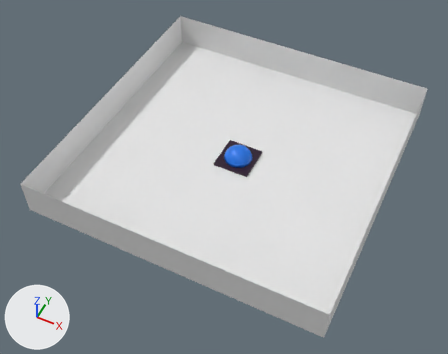
Renders of the COLLADA model res/scene/sceneBox.dae from each side of a commit.
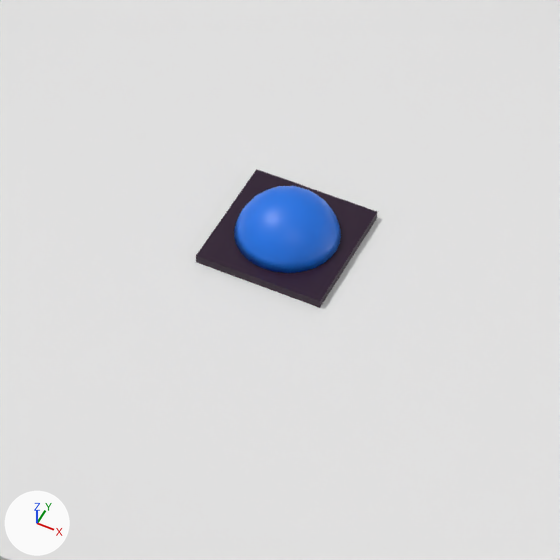
There are two pictures of each version: one whole from a camera (50 mm lens) standing at (9.85, -21.45, 24.88) and looking at (-0.15, -1.45, -0.1), one close up on the part from 36% to 69% of the width and 27% to 69% of the height. The lights are fixed; the arrows at lower left show +X, +Y and +Z. Where no turn or scale is listed for an object, it has been applied to the vertices.

The scene before the commit, as lines of its bpy script (objects in view):
```python
mat_mjumpbox = principled_material('MjumpBox')
mat_mjumpbox.texture = img_tjumpbox_png
mat_mjumpbox.roughness = 0.44
me_平面 = bpy.data.meshes.new('平面')
me_平面.from_pydata(...)  # 137 vertices, 164 faces; spans x -1.0..1.0, y -1.0..1.0, z 0.0..0.8
me_平面.materials.append(mat_mjumpbox)  # picture img_tjumpbox_png
me_立方体 = bpy.data.meshes.new('立方体')
me_立方体.from_pydata([(-8.0, -8.0, -1.0), (-8.0, 8.0, -1.0), (-8.0, 8.0, 1.0), (-8.0, -8.0, 1.0), (8.0, 8.0, -1.0), (8.0, 8.0, 1.0), (8.0, -8.0, -1.0), (8.0, -8.0, 1.0)], [], [(0, 1, 2, 3), (1, 4, 5, 2), (4, 6, 7, 5), (6, 0, 3, 7), (1, 0, 6, 4)])
ob_jumpbox = bpy.data.objects.new('jumpBox', me_平面)
ob_jumpbox.location = (0.0, 0.0, 0.0)
ob_scenebox = bpy.data.objects.new('sceneBox', me_立方体)
ob_scenebox.location = (0.0, 0.0, 1.0)
```
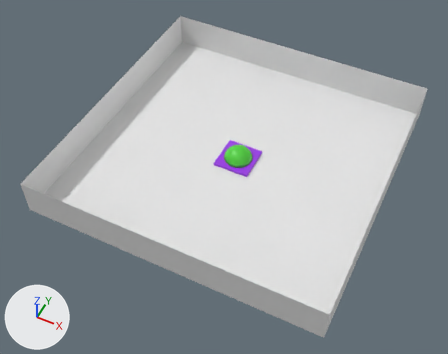
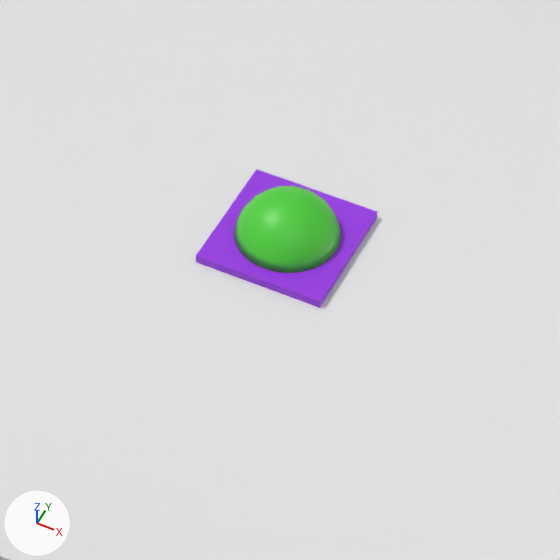
The change, as JSON lines over the scene's bpy script:
```json
{"op": "remove", "block": "mat_mjumpbox", "code": "mat_mjumpbox.texture = img_tjumpbox_png"}
{"op": "add", "block": "mat_mjumpbox", "code": "mat_mjumpbox.base_color = (0.325, 0.037, 0.8)  # purple #9a36e7"}
{"op": "add", "block": "mat_mjumpboxcore", "code": ["mat_mjumpboxcore = principled_material('MjumpBoxCore')", "mat_mjumpboxcore.base_color = (0.0778, 0.64, 0.0425)  # green #4fd13a", "mat_mjumpboxcore.roughness = 0.44"]}
{"block": "me_平面", "where": "me_平面.from_pydata(...)  # 137 vertices, 164 faces; spans x -1.0..1.0, y -1.0..1.0, z 0.0..0.8"}
{"block": "me_平面", "where": "# used by ob_jumpbox; location = (0.0, 0.0, 0.0)"}
{"block": "me_平面", "change": "me_平面 part 1: 158 of the faces centred in x -0.76..0.76, y -0.76..0.76, z 0.14..0.79 switch from mat_mjumpbox (picture img_tjumpbox_png) to mat_mjumpboxcore (green #4fd13a)"}
```

Where the change shows, as pixel boxes (x1, y1, x2, y2) in the close-ups (560 x 560 px):
```json
{"object": "jumpBox", "change": "surface changed, recoloured", "before": [196, 169, 377, 308], "after": [196, 169, 377, 308]}
{"part": 1, "of": "me_平面", "change": "recoloured", "before": [234, 186, 341, 273], "after": [234, 186, 341, 273], "on screen": "blue to green"}
```
